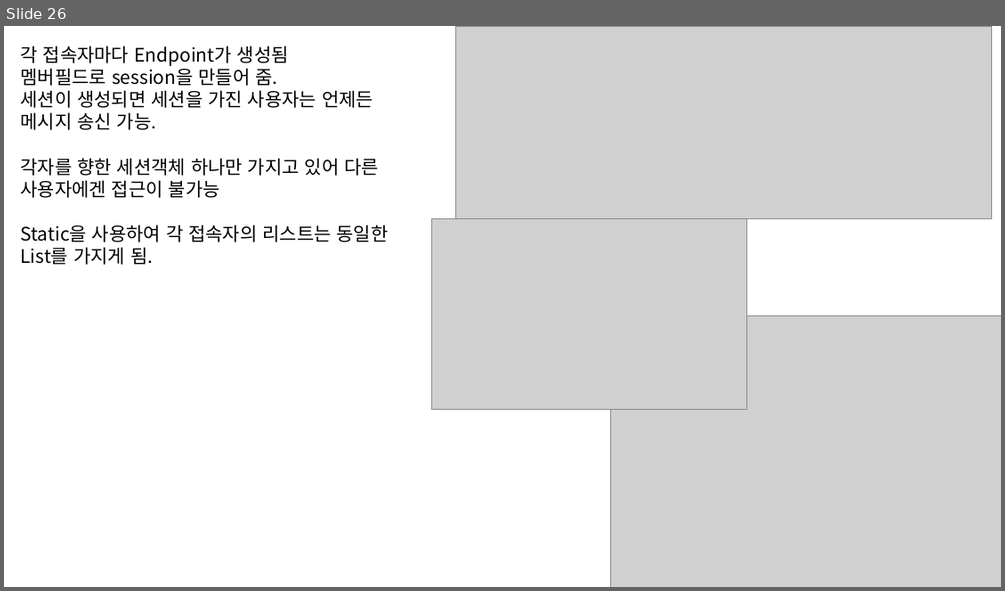
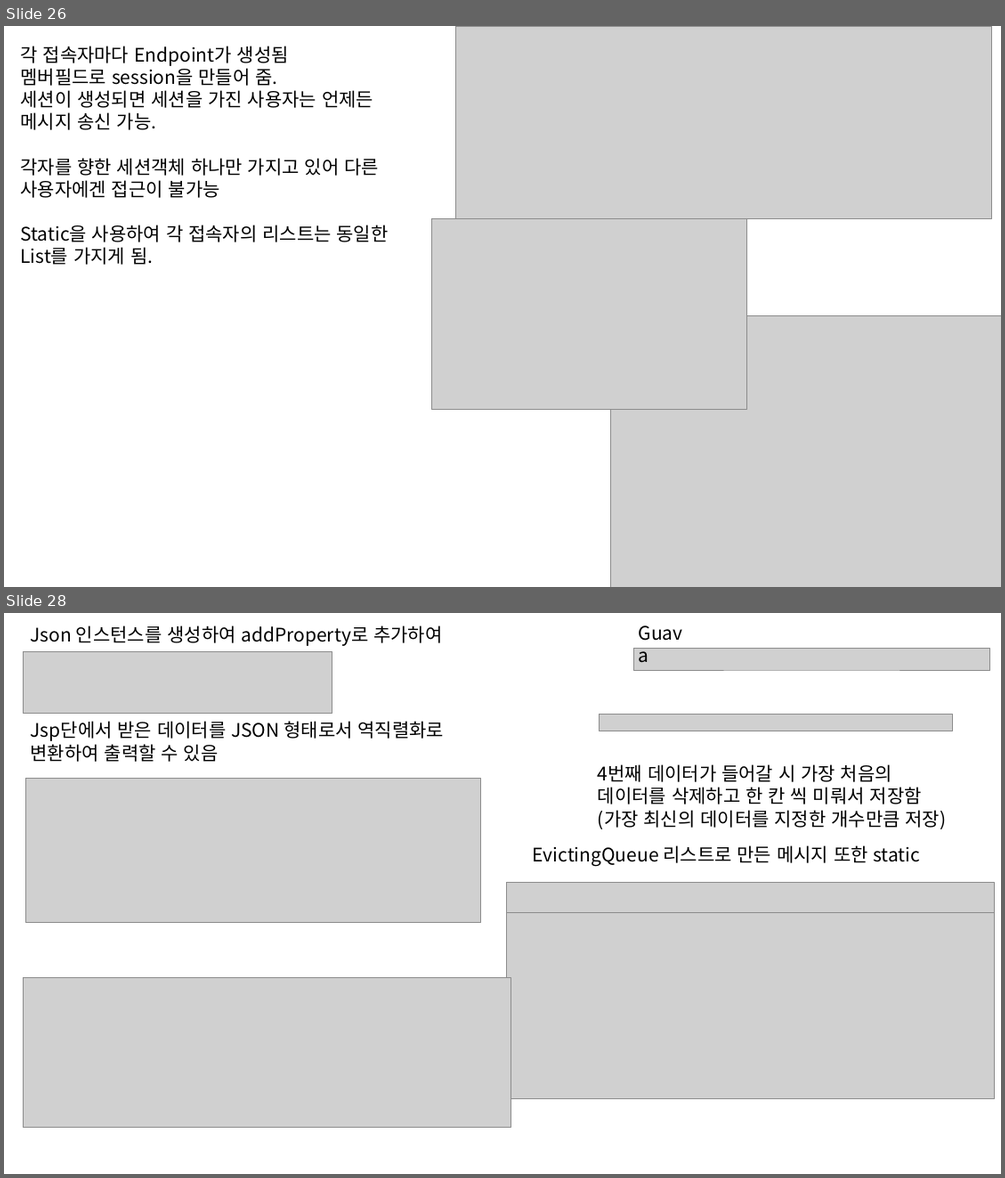
Before and after one commit to HSungJun/AfterSemi, a slide deck: STSWorkspace/Spring.pptx. Shown one above the other, each under a label of ours: slide 26 before the commit, slides 26 and 28 after it; the slides between them are not shown. The pictures are 1005x591 and 1005x1178 pixels, drawn with LibreOffice and Linux fonts; fonts in the diff are those of the drawing; grey boxes stand for pictures. Boxes give left, top, right and bottom in pixels: in the first picture for what was removed or moved away, otherwise in the second. Text is boxed around its words. In the diff, an @@ line names an element or a change of style, - is before the commit and + after.

```diff
--- a/STSWorkspace/Spring.pptx
+++ b/STSWorkspace/Spring.pptx
@@ slide 28 added at bbox=[4, 613, 1001, 1174], background #FFFFFF @@
@@ text added at bbox=[31, 625, 442, 646], 18 pt, text #000000 @@
+Json 인스턴스를 생성하여 addProperty로 추가하여
@@ text added at bbox=[631, 618, 699, 648], 18 pt, text #000000 @@
+Guava
@@ picture added at bbox=[23, 652, 332, 714] @@
@@ picture added at bbox=[633, 648, 990, 670] @@
@@ picture added at bbox=[599, 714, 952, 731] @@
@@ text added at bbox=[31, 721, 445, 762], 18 pt, text #000000 @@
+Jsp단에서 받은 데이터를 JSON 형태로서 역직렬화로
+변환하여 출력할 수 있음
@@ text added at bbox=[598, 764, 947, 829], 18 pt, text #000000 @@
+4번째 데이터가 들어갈 시 가장 처음의
+데이터를 삭제하고 한 칸 씩 미뤄서 저장함
+(가장 최신의 데이터를 지정한 개수만큼 저장)
@@ picture added at bbox=[25, 779, 480, 923] @@
@@ text added at bbox=[533, 845, 921, 866], 18 pt, text #000000 @@
+EvictingQueue 리스트로 만든 메시지 또한 static
@@ picture added at bbox=[507, 882, 994, 913] @@
@@ picture added at bbox=[507, 910, 994, 1098] @@
@@ picture added at bbox=[23, 977, 510, 1127] @@
```
Also in this commit, not shown: 2 other slides added, 24 other files.
